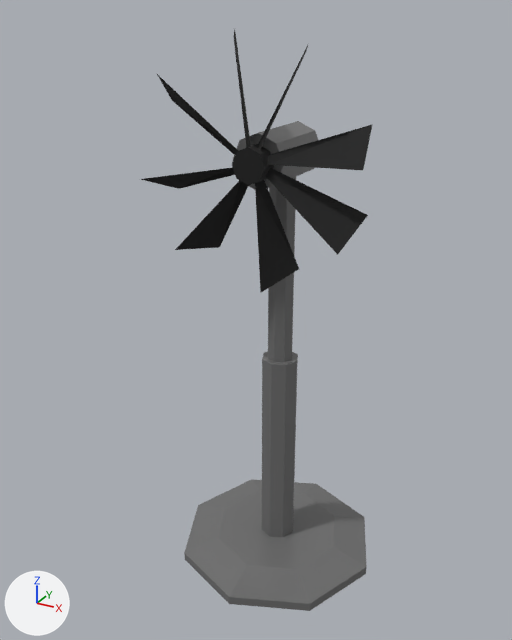
The Blender file blender/venti.blend, before and after one commit.
Rendered twice from a camera (50 mm lens) standing at (1.34, -2.68, 2.6) and looking at (-0.1, -0.05, 1.29). The axes (+X, +Y, +Z) are drawn at lower left. The lights are the same throughout. The picture after the commit comes second.

Before the edit, the objects in view are built like this:
```python
me_cylinder = bpy.data.meshes.new('Cylinder')
me_cylinder.from_pydata(...)  # 72 vertices, 60 faces; spans x -0.5..0.5, y -0.5..0.5, z 0.01..2.16
me_cylinder.materials.append(mat_material)  # picture img_ventibody
me_cylinder_001 = bpy.data.meshes.new('Cylinder.001')
me_cylinder_001.from_pydata(...)  # 48 vertices, 18 faces; spans x -0.486..0.49, y -0.363..-0.129, z 1.558..2.541
me_cylinder_001.materials.append(mat_ventibladesmat)  # picture img_ventibladestex
ob_cylinder = bpy.data.objects.new('Cylinder', me_cylinder)
ob_cylinder.location = (0.0, 0.0, 0.0)
ob_cylinder_001 = bpy.data.objects.new('Cylinder.001', me_cylinder_001)
ob_cylinder_001.location = (0.0, 0.0, 0.0)
```
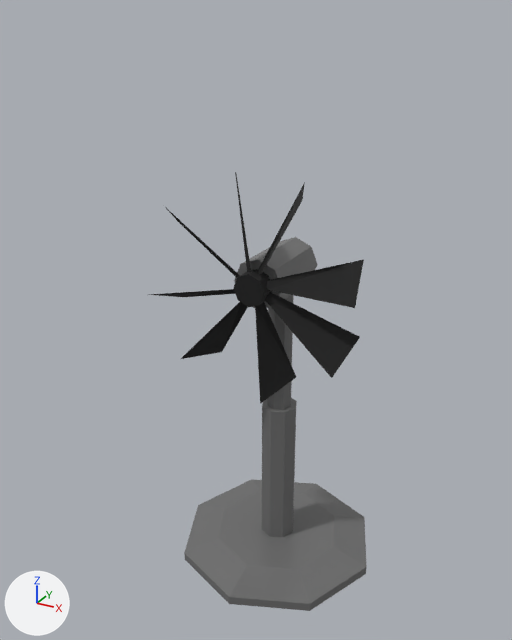
Changed parts and their boxes [x1, y1, x2, y2] in the pictures (512 x 640 px; the box of a moved part takes in the faces that stretch with it):
'Cylinder', reshaped (24% shorter): before [184, 121, 367, 611]; after [184, 237, 367, 611]
'Cylinder.001', moved: before [141, 30, 373, 292]; after [148, 172, 364, 404]
part 1 of me_cylinder, moved or reshaped: before [233, 121, 318, 190]; after [234, 237, 318, 308]
part 2 of me_cylinder, moved or reshaped: before [262, 177, 298, 537]; after [262, 295, 297, 537]

The edits, one by one:
me_cylinder is used by ob_cylinder; location (0.0, 0.0, 0.0).
me_cylinder had 72 vertices, 60 faces and spanned x -0.5..0.5, y -0.5..0.5, z 0.01..2.16.
me_cylinder now has 72 vertices, 60 faces and spans x -0.5..0.5, y -0.5..0.5, z 0.01..1.65.
me_cylinder part 1: the loose piece of 16 vertices spanning x -0.11..0.11, y -0.22..0.14, z 1.93..2.16 is moved by (0.0, 0.0, -0.51).
me_cylinder part 2: all 24 vertices in x -0.09..0.09, y -0.09..0.09, z 1.1..2.1 are scaled about their middle by (1, 1, 0.741), then moved by (0.0, 0.0, -0.38).
Object 'Cylinder.001' (ob_cylinder_001) moves from (0.0, 0.0, 0.0) to (0.0, 0.0, -0.512).
